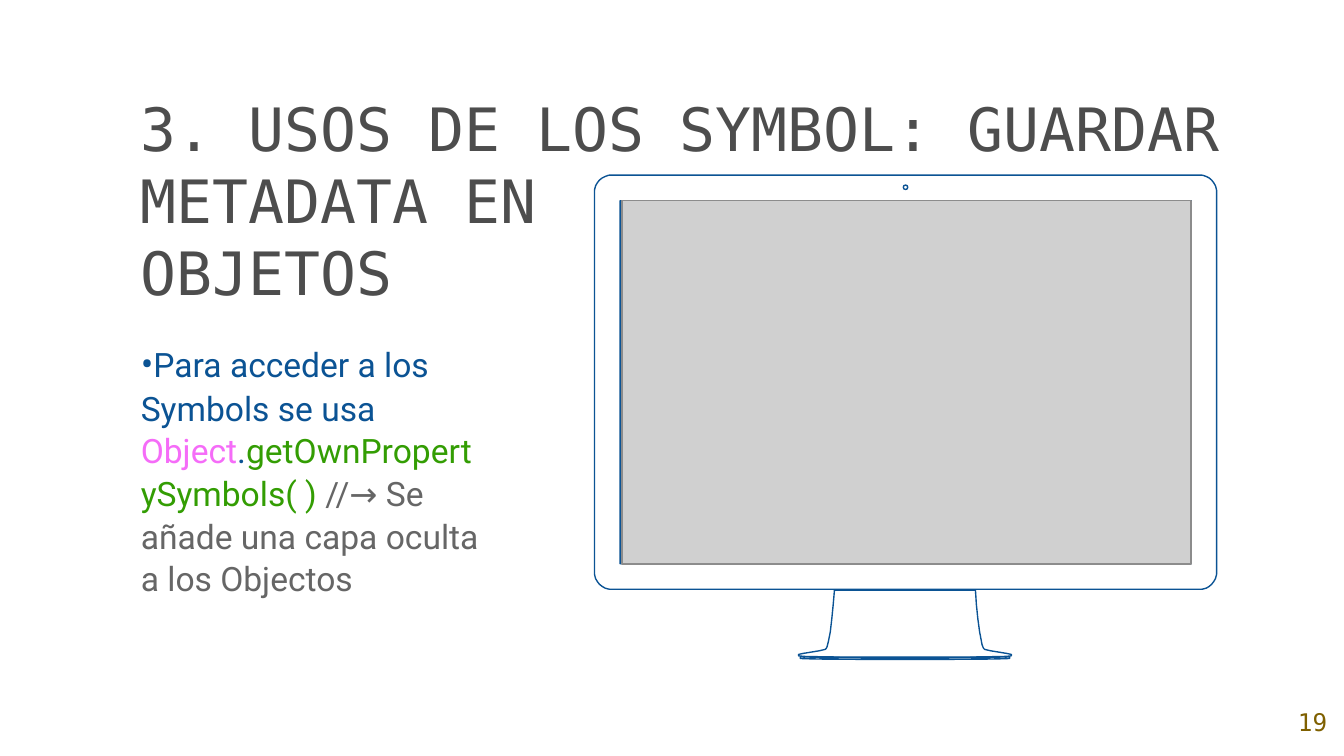
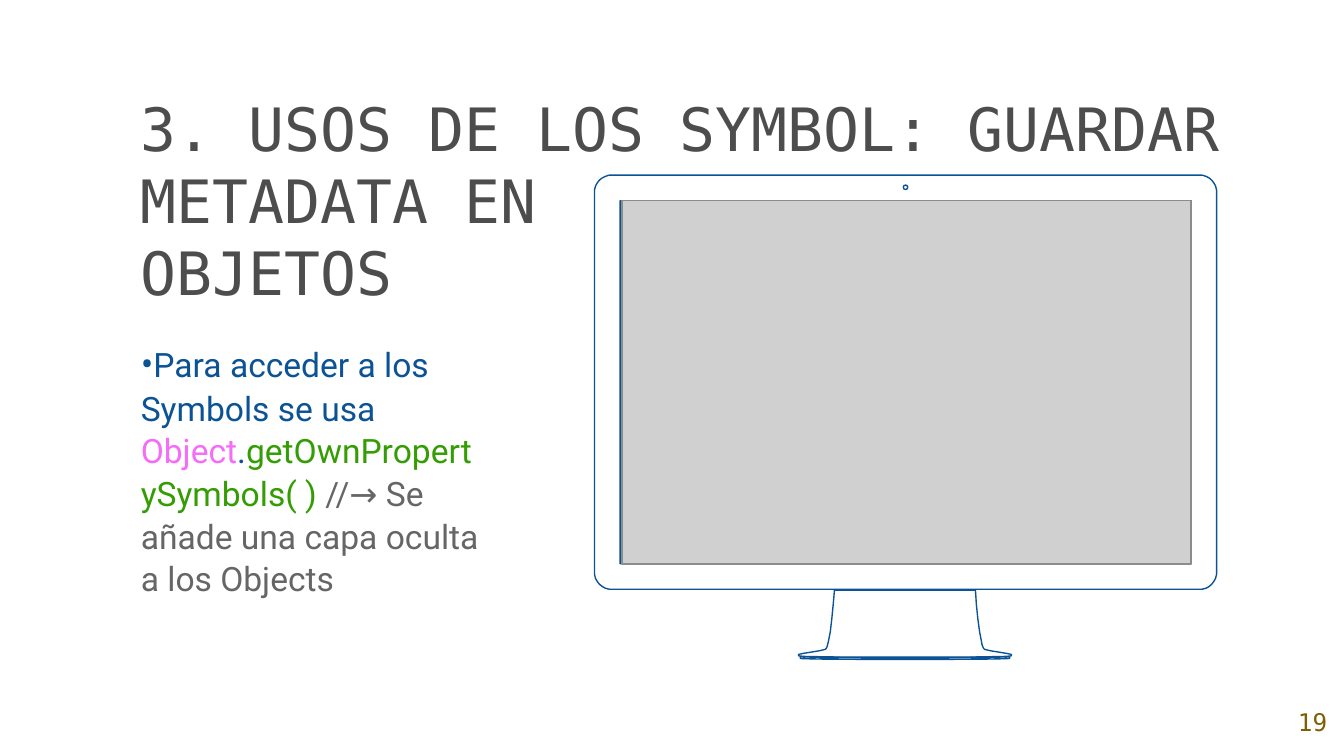
Before and after one commit to Char-Mander/AW_2018-2019, a slide deck: slide 19 of Ejercicios de clase/Symbols.pptx. Drawn at 1344x756 pixels with LibreOffice and Linux fonts; fonts in the diff are those of the drawing; grey boxes stand for pictures; background and template pictures are left out. Boxes give left, top, right and bottom in pixels: in the first picture for what was removed or moved away, otherwise in the second. Text is boxed around its words. In the diff, an @@ line names an element or a change of style, - is before the commit and + after.

```diff
--- a/Ejercicios de clase/Symbols.pptx
+++ b/Ejercicios de clase/Symbols.pptx
@@ text at (x1=141, y1=351, x2=479, y2=598): text changed @@
-•Para acceder a los Symbols se usa Object.getOwnPropertySymbols( ) //→ Se añade una capa oculta a los Objectos
+•Para acceder a los Symbols se usa Object.getOwnPropertySymbols( ) //→ Se añade una capa oculta a los Objects
```
Also in this commit, not shown: 1 other slide changed.
